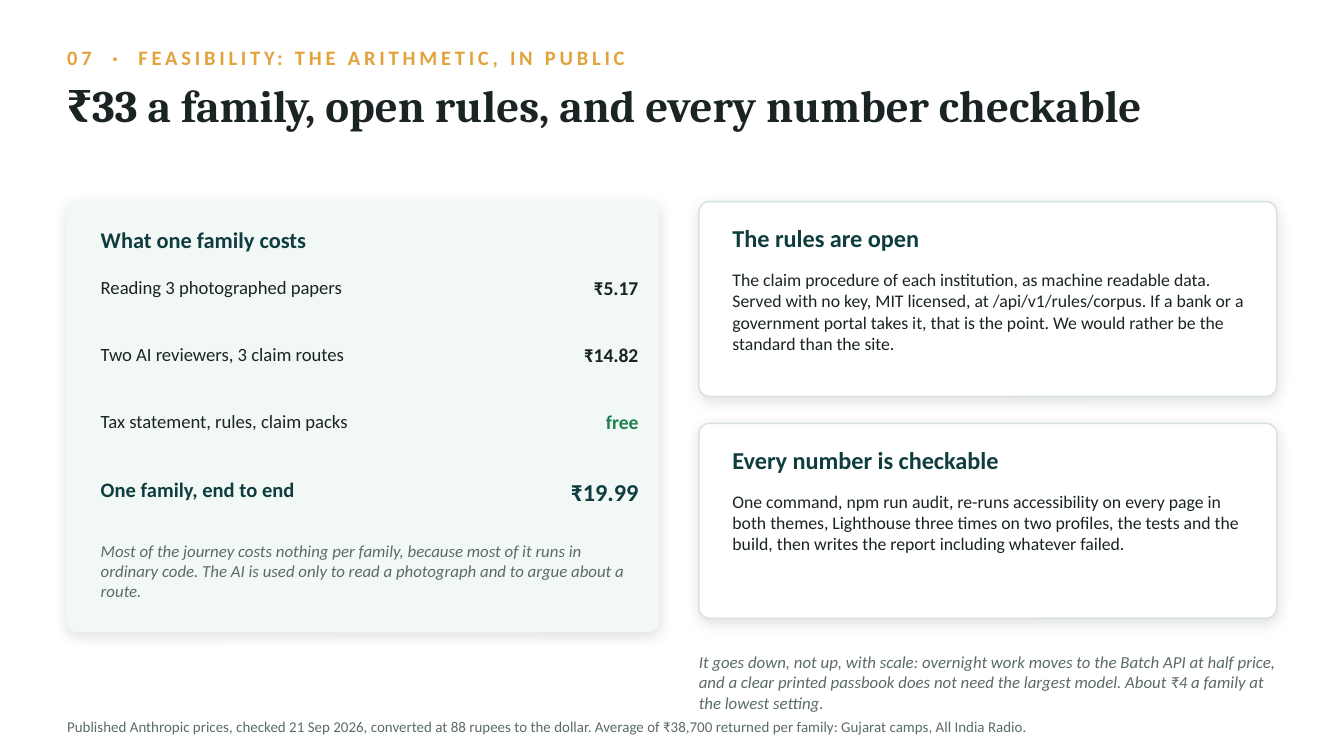
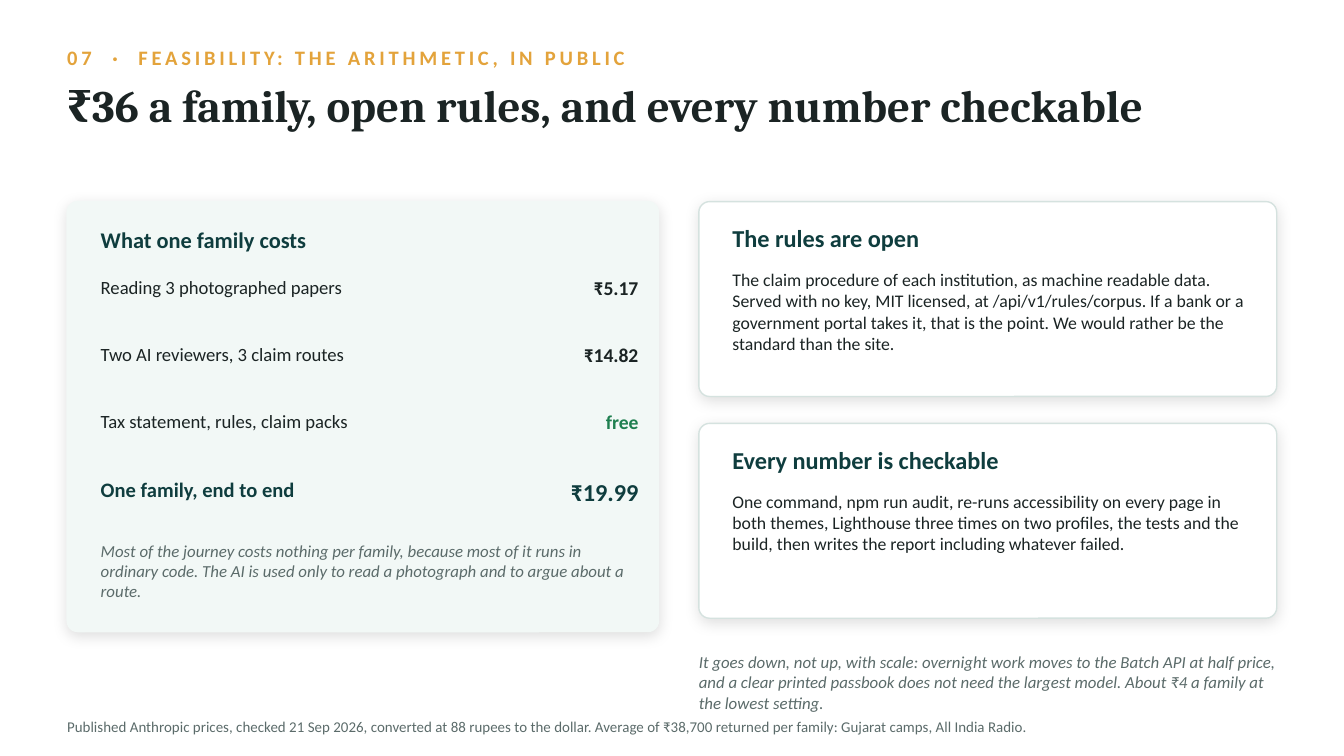
Before and after one commit to usv240/virasat, a slide deck: slide 11 of public/docs/Virasat-Team-USV-Deck.pptx. Drawn at 1344x756 pixels with LibreOffice and Linux fonts; fonts in the diff are those of the drawing. Boxes give left, top, right and bottom in pixels: in the first picture for what was removed or moved away, otherwise in the second. Text is boxed around its words. In the diff, an @@ line names an element or a change of style, - is before the commit and + after.

```diff
--- a/public/docs/Virasat-Team-USV-Deck.pptx
+++ b/public/docs/Virasat-Team-USV-Deck.pptx
@@ text at [92,90,1142,132]: text changed @@
-₹33 a family, open rules, and every number checkable
+₹36 a family, open rules, and every number checkable
```
Also in this commit, not shown: 2 other slides changed, 12 other files.
